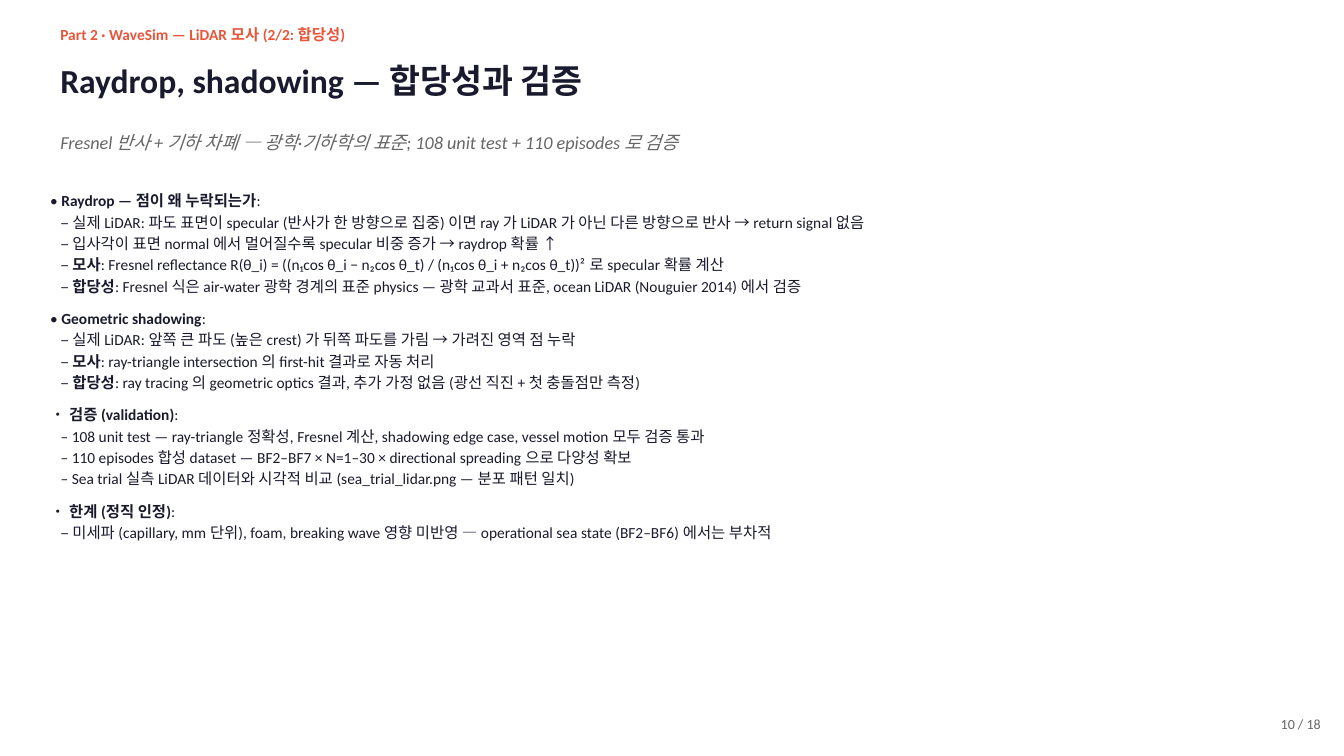
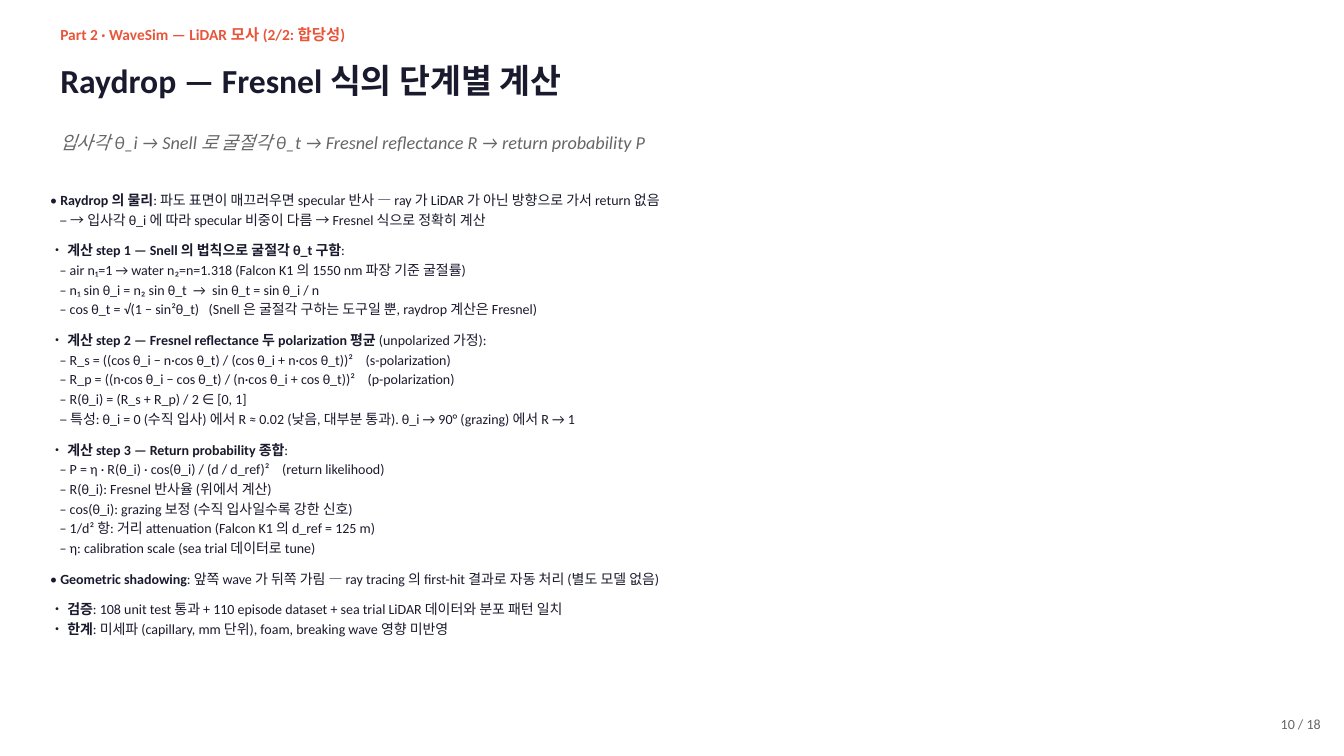
Before and after one commit to SAEYONGPARK94/wavesplat, a slide deck: slide 10 of wavesplat/docs/labmeeting_2026_05_13.pptx. Drawn at 1344x756 pixels with LibreOffice and Linux fonts; fonts in the diff are those of the drawing. Boxes give left, top, right and bottom in pixels: in the first picture for what was removed or moved away, otherwise in the second. Text is boxed around its words. In the diff, an @@ line names an element or a change of style, - is before the commit and + after.

```diff
--- a/wavesplat/docs/labmeeting_2026_05_13.pptx
+++ b/wavesplat/docs/labmeeting_2026_05_13.pptx
@@ text at (60,64,562,99): text changed @@
-Raydrop, shadowing — 합당성과 검증
+Raydrop — Fresnel 식의 단계별 계산
@@ text at (60,134,645,152): text changed @@
-Fresnel 반사 + 기하 차폐 — 광학·기하학의 표준; 108 unit test + 110 episodes 로 검증
+입사각 θ_i → Snell 로 굴절각 θ_t → Fresnel reflectance R → return probability P
@@ text at (60,193,660,637): text changed; size 11 to 10 pt @@
-• Raydrop — 점이 왜 누락되는가:
-– 실제 LiDAR: 파도 표면이 specular (반사가 한 방향으로 집중) 이면 ray 가 LiDAR 가 아닌 다른 방향으로 반사 → return signal 없음
-– 입사각이 표면 normal 에서 멀어질수록 specular 비중 증가 → raydrop 확률 ↑
-– 모사: Fresnel reflectance R(θ_i) = ((n₁cos θ_i − n₂cos θ_t) / (n₁cos θ_i + n₂cos θ_t))² 로 specular 확률 계산
-– 합당성: Fresnel 식은 air-water 광학 경계의 표준 physics — 광학 교과서 표준, ocean LiDAR (Nouguier 2014) 에서 검증
-• Geometric shadowing:
-– 실제 LiDAR: 앞쪽 큰 파도 (높은 crest) 가 뒤쪽 파도를 가림 → 가려진 영역 점 누락
-– 모사: ray-triangle intersection 의 first-hit 결과로 자동 처리
-– 합당성: ray tracing 의 geometric optics 결과, 추가 가정 없음 (광선 직진 + 첫 충돌점만 측정)
-• 검증 (validation):
-– 108 unit test — ray-triangle 정확성, Fresnel 계산, shadowing edge case, vessel motion 모두 검증 통과
-– 110 episodes 합성 dataset — BF2–BF7 × N=1–30 × directional spreading 으로 다양성 확보
-– Sea trial 실측 LiDAR 데이터와 시각적 비교 (sea_trial_lidar.png — 분포 패턴 일치)
-• 한계 (정직 인정):
-– 미세파 (capillary, mm 단위), foam, breaking wave 영향 미반영 — operational sea state (BF2–BF6) 에서는 부차적
+• Raydrop 의 물리: 파도 표면이 매끄러우면 specular 반사 — ray 가 LiDAR 가 아닌 방향으로 가서 return 없음
+– → 입사각 θ_i 에 따라 specular 비중이 다름 → Fresnel 식으로 정확히 계산
+• 계산 step 1 — Snell 의 법칙으로 굴절각 θ_t 구함:
+– air n₁=1 → water n₂=n=1.318 (Falcon K1 의 1550 nm 파장 기준 굴절률)
+– n₁ sin θ_i = n₂ sin θ_t → sin θ_t = sin θ_i / n
+– cos θ_t = √(1 − sin²θ_t) (Snell 은 굴절각 구하는 도구일 뿐, raydrop 계산은 Fresnel)
+• 계산 step 2 — Fresnel reflectance 두 polarization 평균 (unpolarized 가정):
+– R_s = ((cos θ_i − n·cos θ_t) / (cos θ_i + n·cos θ_t))² (s-polarization)
+– R_p = ((n·cos θ_i − cos θ_t) / (n·cos θ_i + cos θ_t))² (p-polarization)
+– R(θ_i) = (R_s + R_p) / 2 ∈ [0, 1]
+– 특성: θ_i = 0 (수직 입사) 에서 R ≈ 0.02 (낮음, 대부분 통과). θ_i → 90° (grazing) 에서 R → 1
+• 계산 step 3 — Return probability 종합:
+– P = η · R(θ_i) · cos(θ_i) / (d / d_ref)² (return likelihood)
+– R(θ_i): Fresnel 반사율 (위에서 계산)
+– cos(θ_i): grazing 보정 (수직 입사일수록 강한 신호)
+– 1/d² 항: 거리 attenuation (Falcon K1 의 d_ref = 125 m)
+– η: calibration scale (sea trial 데이터로 tune)
+• Geometric shadowing: 앞쪽 wave 가 뒤쪽 가림 — ray tracing 의 first-hit 결과로 자동 처리 (별도 모델 없음)
+• 검증: 108 unit test 통과 + 110 episode dataset + sea trial LiDAR 데이터와 분포 패턴 일치
+• 한계: 미세파 (capillary, mm 단위), foam, breaking wave 영향 미반영
```
Also in this commit, not shown: 4 other slides changed, 3 slides added, 12 slides removed, 1 other file.
